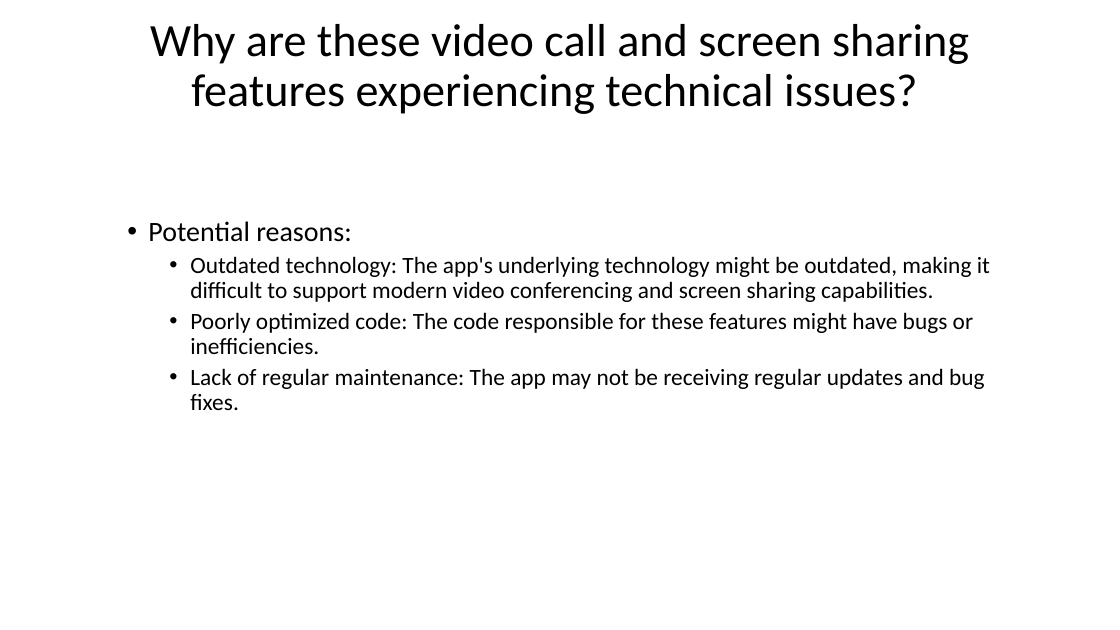
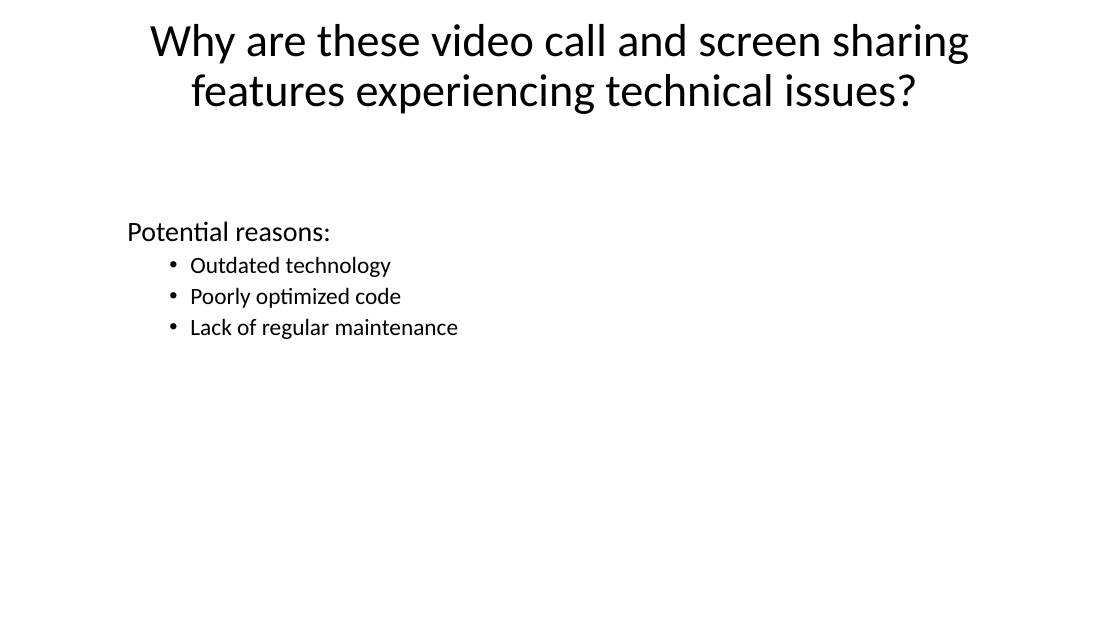
Before and after one commit to Fora1030/data-structures, a slide deck: slide 17 of other/Root Cause Analysis Templates (1).pptx (slide 13 before the commit). Drawn at 1120x630 pixels with LibreOffice and Linux fonts; fonts in the diff are those of the drawing. Boxes give left, top, right and bottom in pixels: in the first picture for what was removed or moved away, otherwise in the second. Text is boxed around its words. In the diff, an @@ line names an element or a change of style, - is before the commit and + after.

```diff
--- a/other/Root Cause Analysis Templates (1).pptx
+++ b/other/Root Cause Analysis Templates (1).pptx
@@ text at (127,221,331,242): bullet • to none @@
@@ text at (190,256,459,339): text changed @@
-    • Outdated technology: The app's underlying technology might be outdated, making it difficult to support modern video conferencing and screen sharing capabilities.
-    • Poorly optimized code: The code responsible for these features might have bugs or inefficiencies.
-    • Lack of regular maintenance: The app may not be receiving regular updates and bug fixes.
+    • Outdated technology
+    • Poorly optimized code
+    • Lack of regular maintenance
```
Also in this commit, not shown: 13 other slides changed, 4 slides added, 1 other file.
